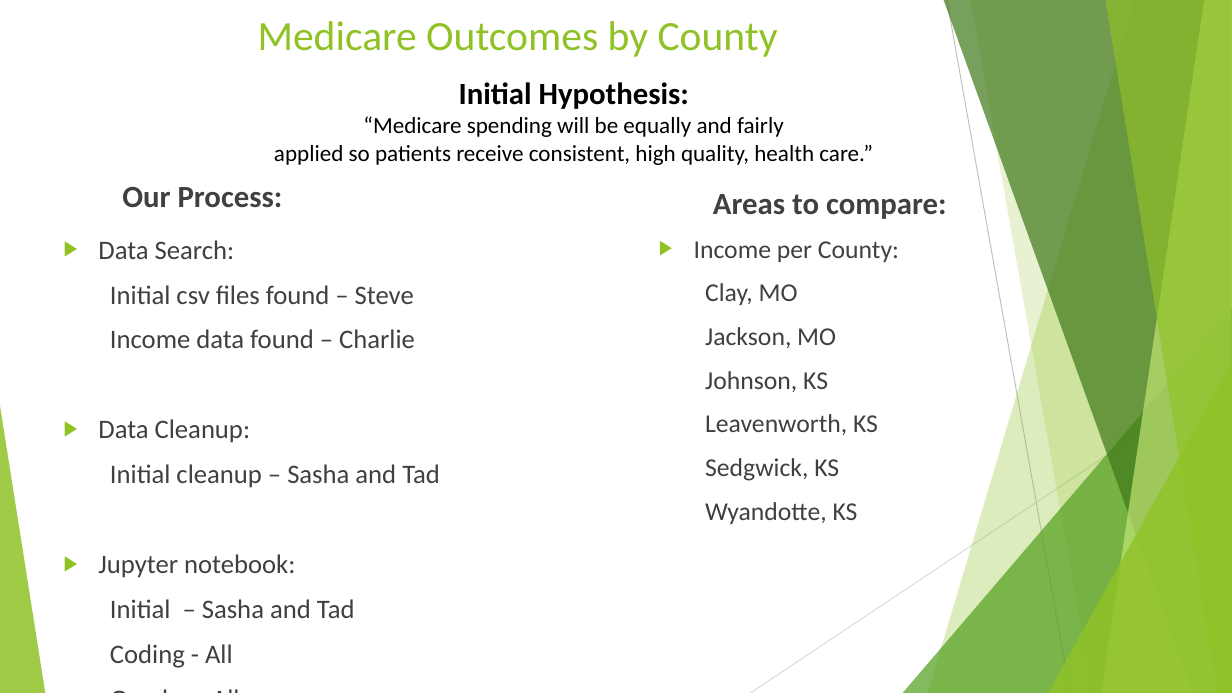
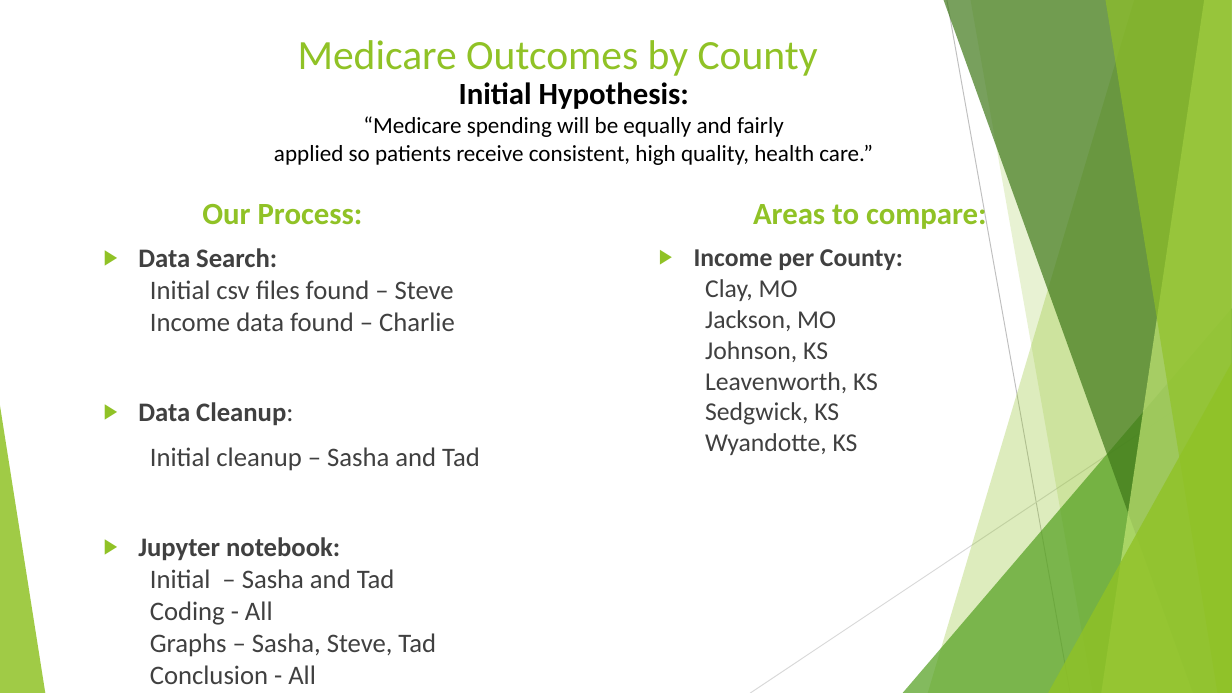
Before and after one commit to TedMur/SnakeBait, a slide deck: slide 2 of SnakeBitePresentation.pptx. Drawn at 1232x693 pixels with LibreOffice and Linux fonts; fonts in the diff are those of the drawing. Boxes give left, top, right and bottom in pixels: in the first picture for what was removed or moved away, otherwise in the second. Text is boxed around its words. In the diff, an @@ line names an element or a change of style, - is before the commit and + after.

```diff
--- a/SnakeBitePresentation.pptx
+++ b/SnakeBitePresentation.pptx
@@ title "Medicare Outcomes by County": place and size @@
-title "Medicare Outcomes by County" at [258, 21, 778, 57]
+title "Medicare Outcomes by County" at [298, 40, 818, 76]
@@ text "Our Process:" at [202, 204, 363, 225]: text colour #404040 to #90C226 @@
@@ text "Our Process:": place and size @@
-text "Our Process:" at [122, 187, 283, 208]
+text "Our Process:" at [202, 204, 363, 225]
@@ text "Areas to compare:": place and size @@
-text "Areas to compare:" at [713, 194, 947, 219]
+text "Areas to compare:" at [753, 198, 987, 229]
@@ text "Areas to compare:" at [753, 198, 987, 229]: text colour #404040 to #90C226 @@
@@ text "Data Search:": place and size @@
-text "Data Search:" at [98, 240, 440, 668]
+text "Data Search:" at [138, 248, 480, 684]
@@ text "Income per County:": place and size @@
-text "Income per County:" at [694, 241, 899, 524]
+text "Income per County:" at [694, 249, 903, 455]
@@ text "Income per County:" at [694, 249, 903, 455]: bold on in "Income per County:"; less space between paragraphs @@
@@ text at [138, 248, 455, 684]: bold on in "Data Search:", "Data Cleanup:", "Jupyter notebook:"; less space between paragraphs @@
@@ text at [150, 633, 436, 657]: text changed @@
-  Graphs – All
+  Graphs – Sasha, Steve, Tad
```
Also in this commit, not shown: 9 other slides changed.
